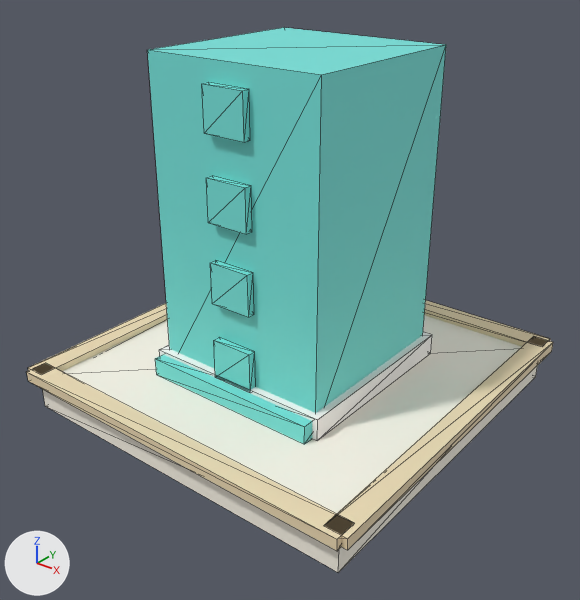
Before and after pictures for a commit that changed the glTF model public/models/city.office_tower.glb.
The view is the same before and after, from a 50 mm camera at (2.42, -3.09, 2.48) aimed at (0.06, -0.14, 0.65). The lights are fixed; the arrows at lower left show +X, +Y and +Z. The first picture is the older version. Mesh edges are drawn as thin lines.

Names of what the first picture shows: 'city.office_tower'.
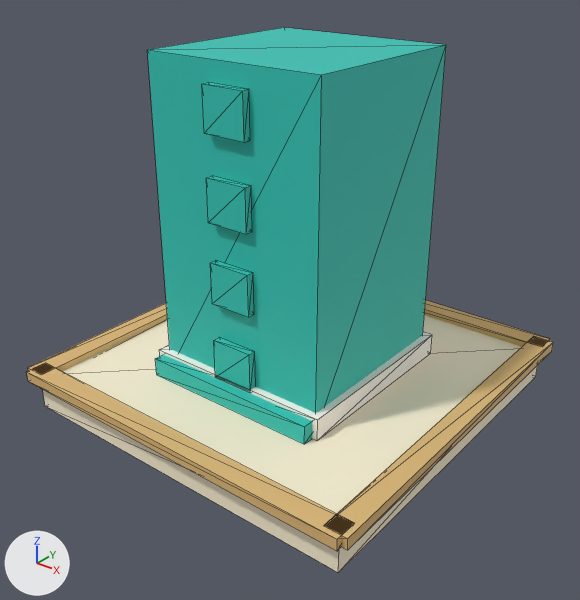
What differs and where, as boxes [x1, y1, x2, y2] in the pictures (580 x 600 px):
'city.office_tower', recoloured: [27, 28, 553, 573] in both

The edits, one by one:
Material 'ringEdge' (mat_ringedge) changes colour from beige #f1ddb7 to beige #e0b878; in linear values from (0.878, 0.722, 0.471) to (0.745, 0.479, 0.188).
Material 'accentCool' (mat_accentcool) changes colour from cyan #76e3dc to cyan #2ec4b6; in linear values from (0.18, 0.769, 0.714) to (0.0273, 0.552, 0.468).
